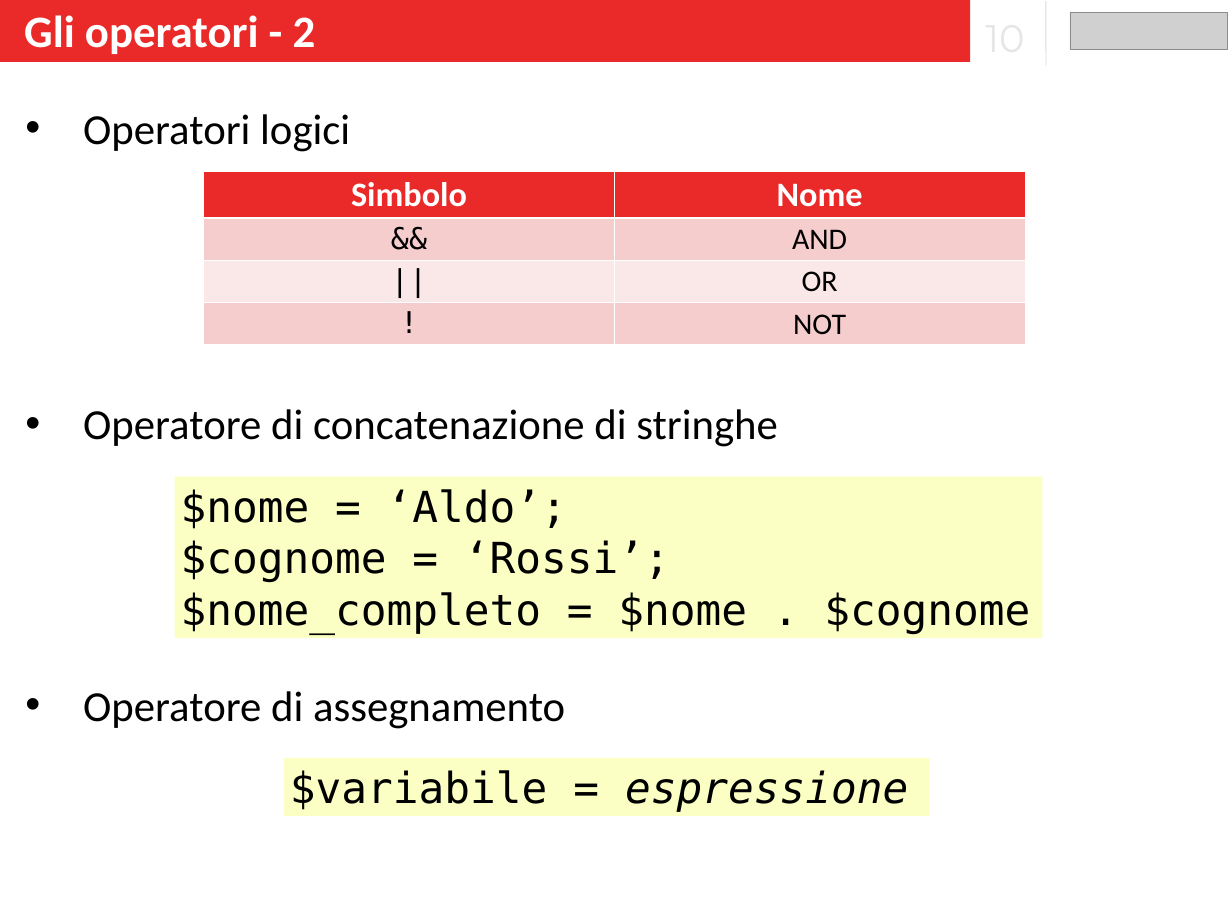
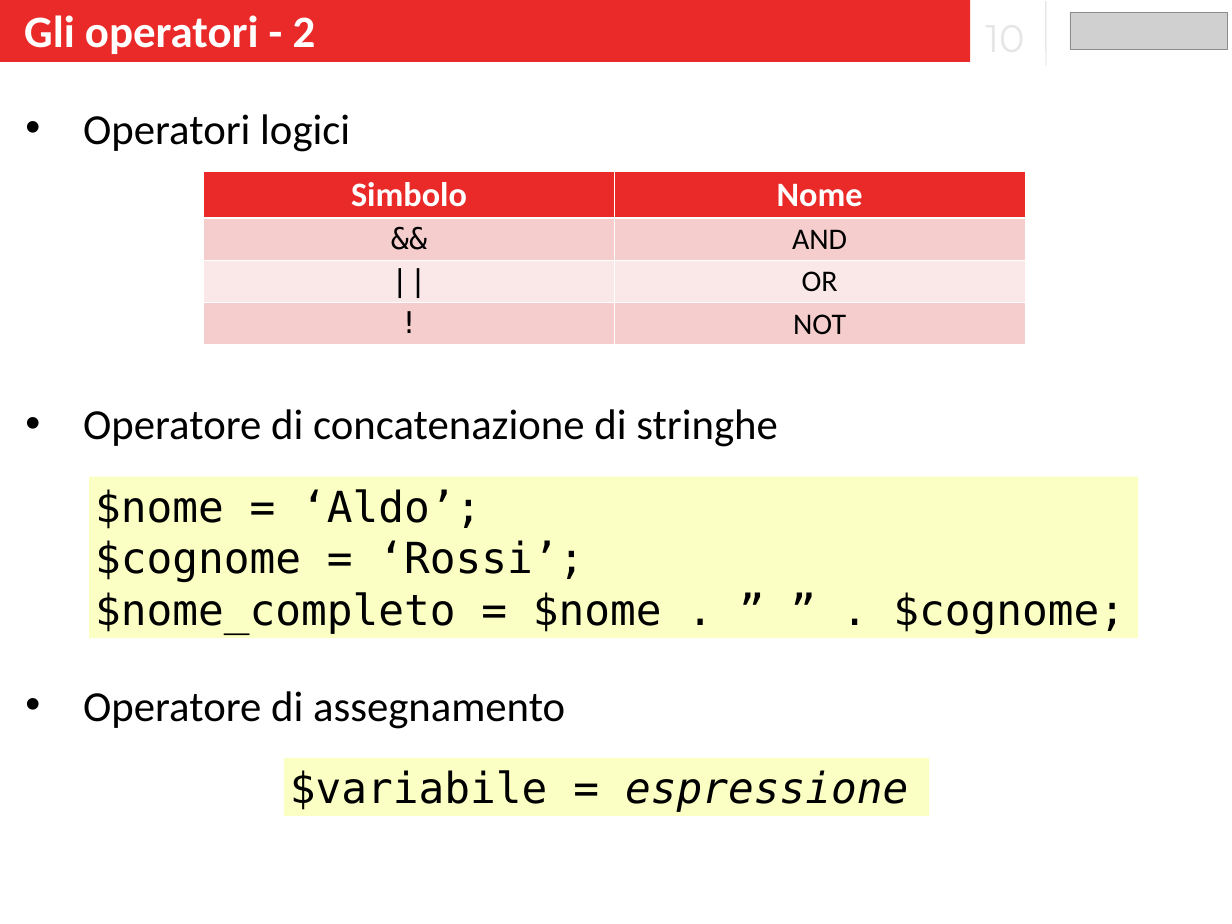
Before and after one commit to banzaiberry/leonardo, a slide deck: slide 10 of Lezioni_5_6_7/Lezione_5/Slide.pptx. Drawn at 1232x924 pixels with LibreOffice and Linux fonts; fonts in the diff are those of the drawing; grey boxes stand for pictures. Boxes give left, top, right and bottom in pixels: in the first picture for what was removed or moved away, otherwise in the second. Text is boxed around its words. In the diff, an @@ line names an element or a change of style, - is before the commit and + after.

```diff
--- a/Lezioni_5_6_7/Lezione_5/Slide.pptx
+++ b/Lezioni_5_6_7/Lezione_5/Slide.pptx
@@ rectangle "$nome = ‘Aldo’;": place and size @@
-rectangle "$nome = ‘Aldo’;" at [174,477,1042,639]
+rectangle "$nome = ‘Aldo’;" at [89,477,1138,639]
@@ text in rectangle at [95,592,1125,634]: text changed @@
-$nome_completo = $nome . $cognome
+$nome_completo = $nome . ” ” . $cognome;
```
Also in this commit, not shown: 2 other slides changed.
